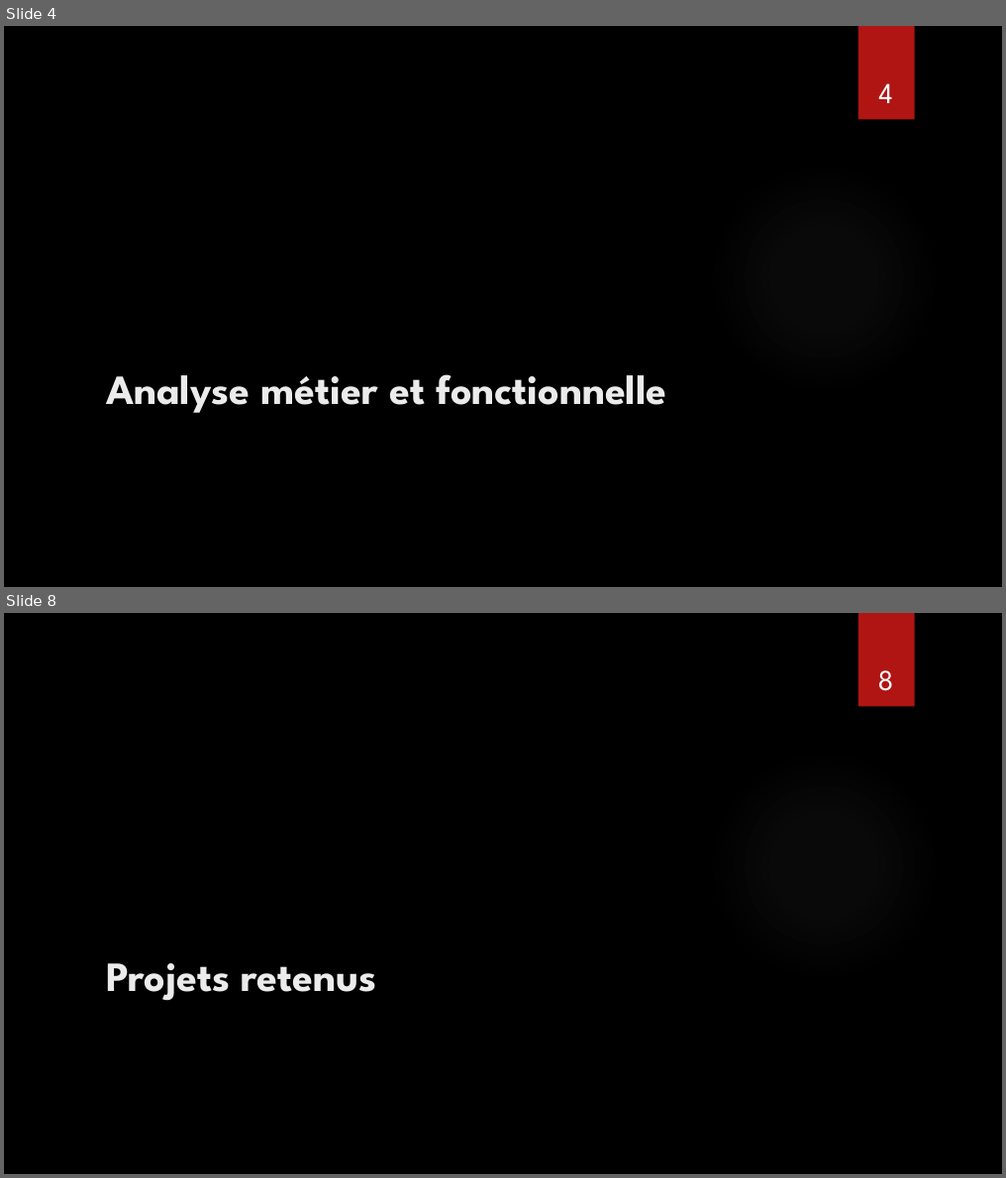
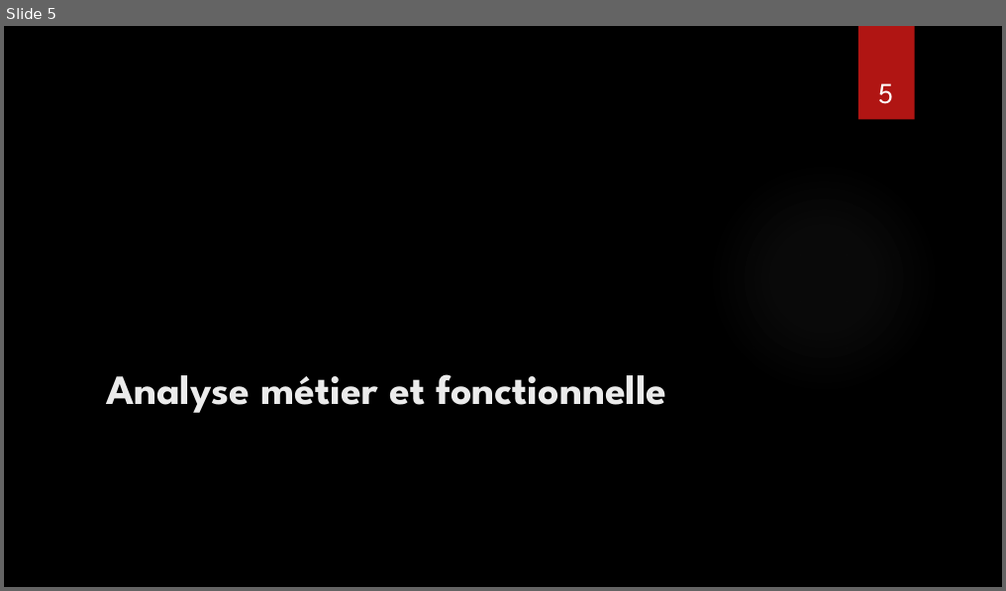
Before and after one commit to CNAM-MPIR/210_Project, a slide deck: Project/MPI_NPE_Presentation NFE210.pptx. Shown one above the other, each under a label of ours: slides 4 and 8 before the commit, slide 5 after it; the slides between them are not shown. The pictures are 1006x1178 and 1006x591 pixels, drawn with LibreOffice and Linux fonts; fonts in the diff are those of the drawing; background and template pictures are left out. Boxes give left, top, right and bottom in pixels: in the first picture for what was removed or moved away, otherwise in the second. Text is boxed around its words. In the diff, an @@ line names an element or a change of style, - is before the commit and + after.

Commit message:
Mockup de la vue du projet de migration et démarrage de la présentation powerpoint

```diff
--- a/Project/MPI_NPE_Presentation NFE210.pptx
+++ b/Project/MPI_NPE_Presentation NFE210.pptx
@@ slide 8 removed at bbox=[4, 613, 1002, 1174], background picture (left out); not listed: 2 template elements that a slide beside it also shows @@
@@ page number removed at bbox=[878, 670, 894, 691] @@
-8
@@ title removed at bbox=[106, 963, 376, 1001] @@
-Projets retenus
@@ what was slide 4 is now slide 5 @@
@@ page number at bbox=[878, 83, 893, 104]: text changed @@
-4
+5
```
Also in this commit, not shown: 7 slides changed, 10 slides added, 3 other slides removed, 2 other files.
